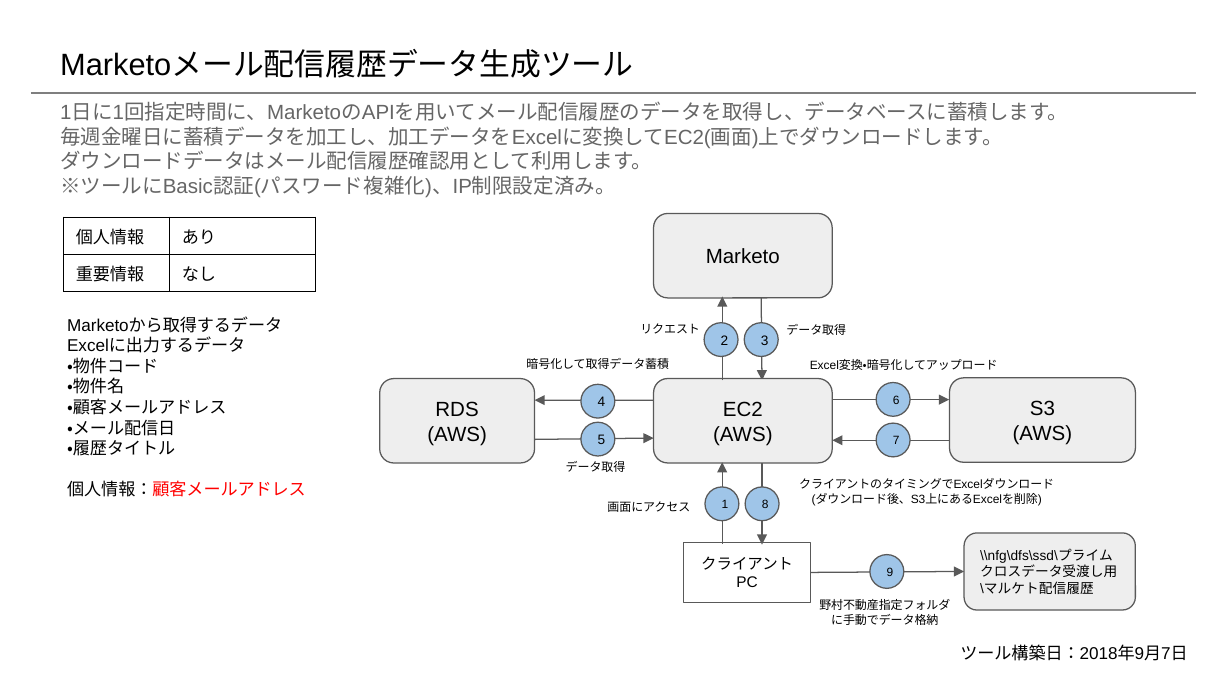
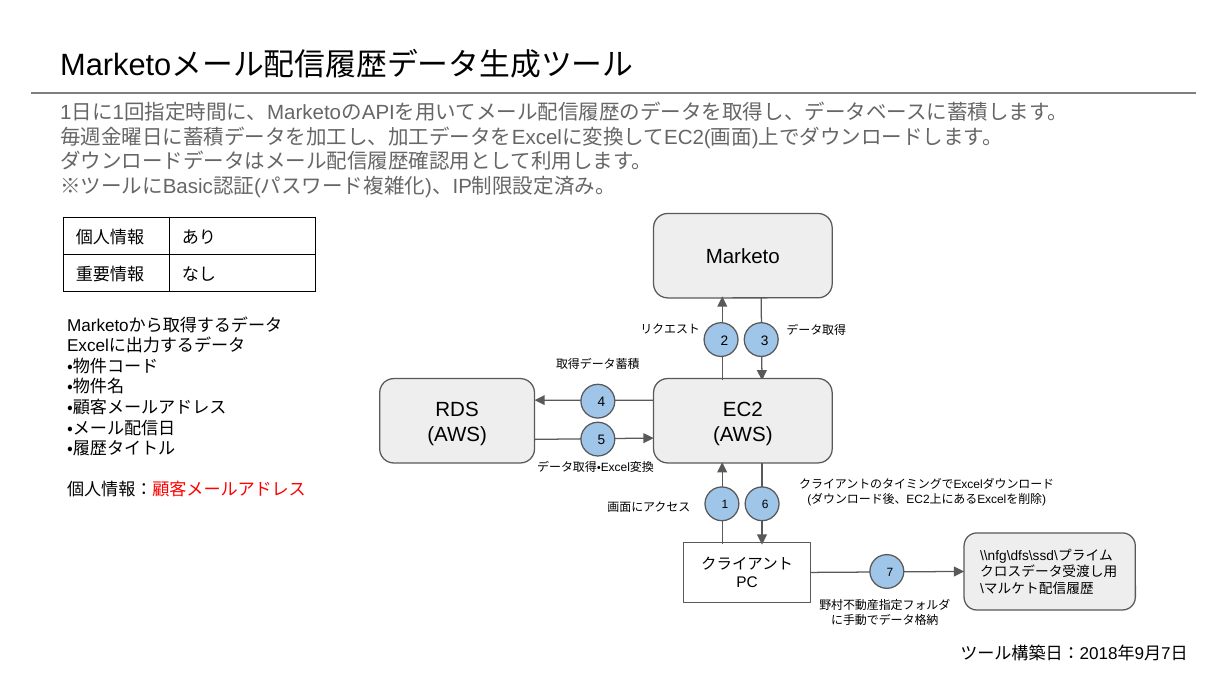
Before and after one commit to prime-x-co-ltd/px-overview, a slide deck: slide 8 of docs/aws/aws-自社開発システム構成図.pptx. Drawn at 1232x693 pixels with LibreOffice and Linux fonts; fonts in the diff are those of the drawing. Boxes give left, top, right and bottom in pixels: in the first picture for what was removed or moved away, otherwise in the second. Text is boxed around its words. In the diff, an @@ line names an element or a change of style, - is before the commit and + after.

```diff
--- a/docs/aws/aws-自社開発システム構成図.pptx
+++ b/docs/aws/aws-自社開発システム構成図.pptx
@@ text at <box>556,358,639,369</box>: text changed @@
-暗号化して取得データ蓄積
+取得データ蓄積
@@ text removed at <box>810,359,998,370</box> @@
-Excel変換・暗号化してアップロード
@@ rounded rectangle removed at <box>950,378,1136,463</box> @@
-S3
-(AWS)
@@ arrow removed from (833, 399) to (949, 399) @@
@@ arrow removed from (949, 440) to (833, 440) @@
@@ text at <box>537,461,654,472</box>: text changed @@
-データ取得
+データ取得・Excel変換
@@ ellipse "6": place and size @@
-ellipse "6" at <box>876,382,910,415</box>
+ellipse "6" at <box>745,487,780,520</box>
@@ text at <box>807,494,1046,506</box>: text changed @@
-(ダウンロード後、S3上にあるExcelを削除)
+(ダウンロード後、EC2上にあるExcelを削除)
@@ ellipse "7": place and size @@
-ellipse "7" at <box>876,423,910,456</box>
+ellipse "7" at <box>870,554,904,588</box>
@@ ellipse removed at <box>870,554,904,588</box> @@
-9
```
Also in this commit, not shown: 12 other slides changed, 2 slides removed, 2 other files.
